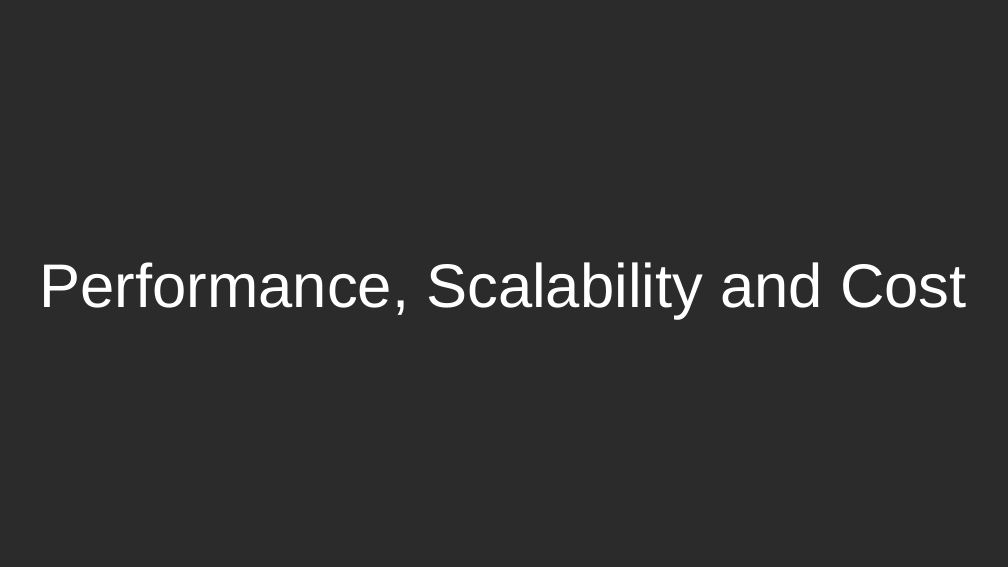
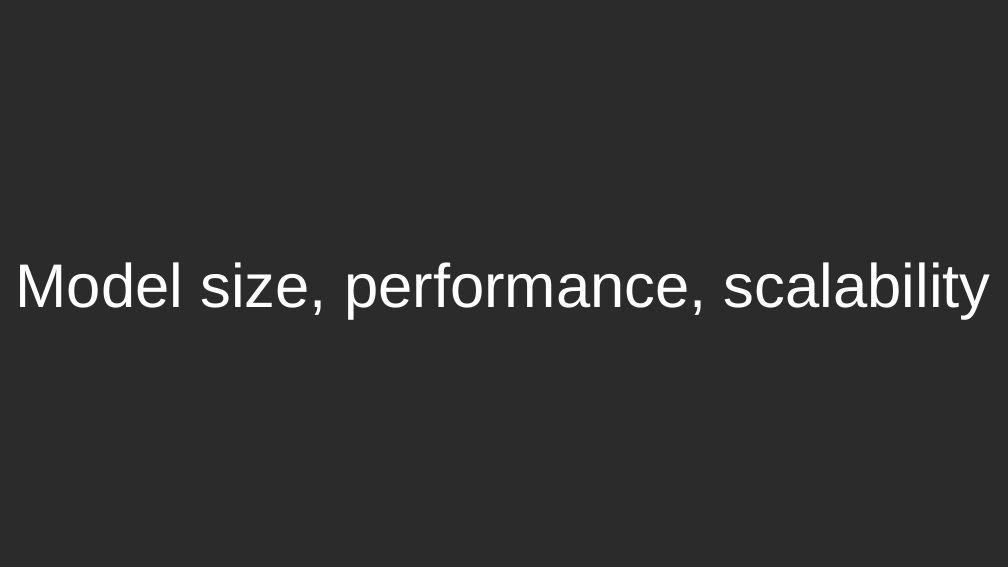
Before and after one commit to nuitrcs/workshop-llms-on-quest, a slide deck: slide 33 of Using LLMs on Quest.pptx. Drawn at 1008x567 pixels with LibreOffice and Linux fonts; fonts in the diff are those of the drawing; background and template pictures are left out; a plain dark background stands for a picture behind light text. Boxes give left, top, right and bottom in pixels: in the first picture for what was removed or moved away, otherwise in the second. Text is boxed around its words. In the diff, an @@ line names an element or a change of style, - is before the commit and + after.

Commit message:
updating ppt - section on model size

```diff
--- a/Using LLMs on Quest.pptx
+++ b/Using LLMs on Quest.pptx
@@ title at bbox=[16, 262, 991, 319]: text changed @@
-Performance, Scalability and Cost
+Model size, performance, scalability
```
Also in this commit, not shown: 2 other slides changed, 5 slides added, 1 slide removed.
